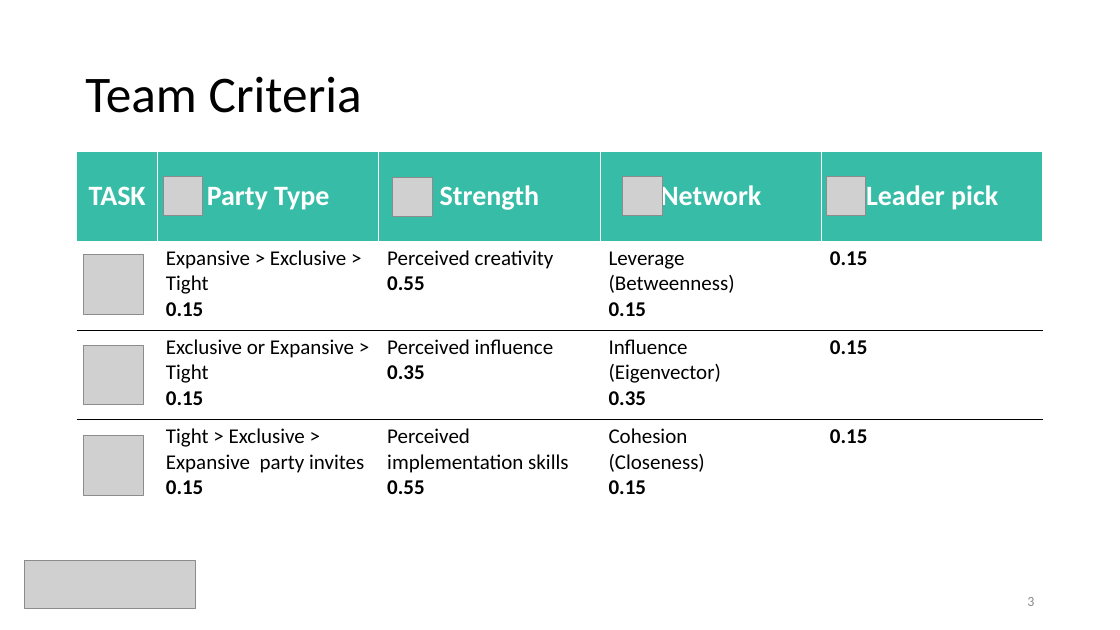
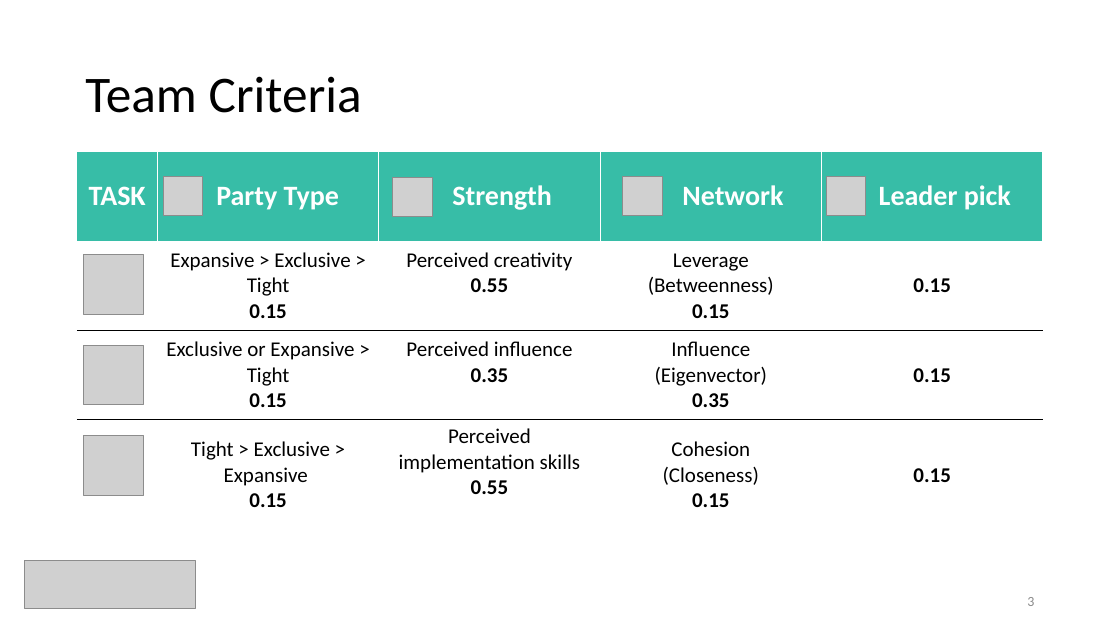
Before and after one commit to ceciliacheungns/Analytics_In_Business, a slide deck: slide 4 of Presentation.pptx. Drawn at 1120x630 pixels with LibreOffice and Linux fonts; fonts in the diff are those of the drawing; grey boxes stand for pictures. Boxes give left, top, right and bottom in pixels: in the first picture for what was removed or moved away, otherwise in the second. Text is boxed around its words. In the diff, an @@ line names an element or a change of style, - is before the commit and + after.

```diff
--- a/Presentation.pptx
+++ b/Presentation.pptx
@@ table at bbox=[77, 151, 1045, 528] @@
-row 4, column 2: Tight > Exclusive > Expansive party invites 0.15
+row 4, column 2: Tight > Exclusive > Expansive / 0.15
@@ alignment left to centre @@
```
Also in this commit, not shown: 2 other slides changed, 2 slides removed.
